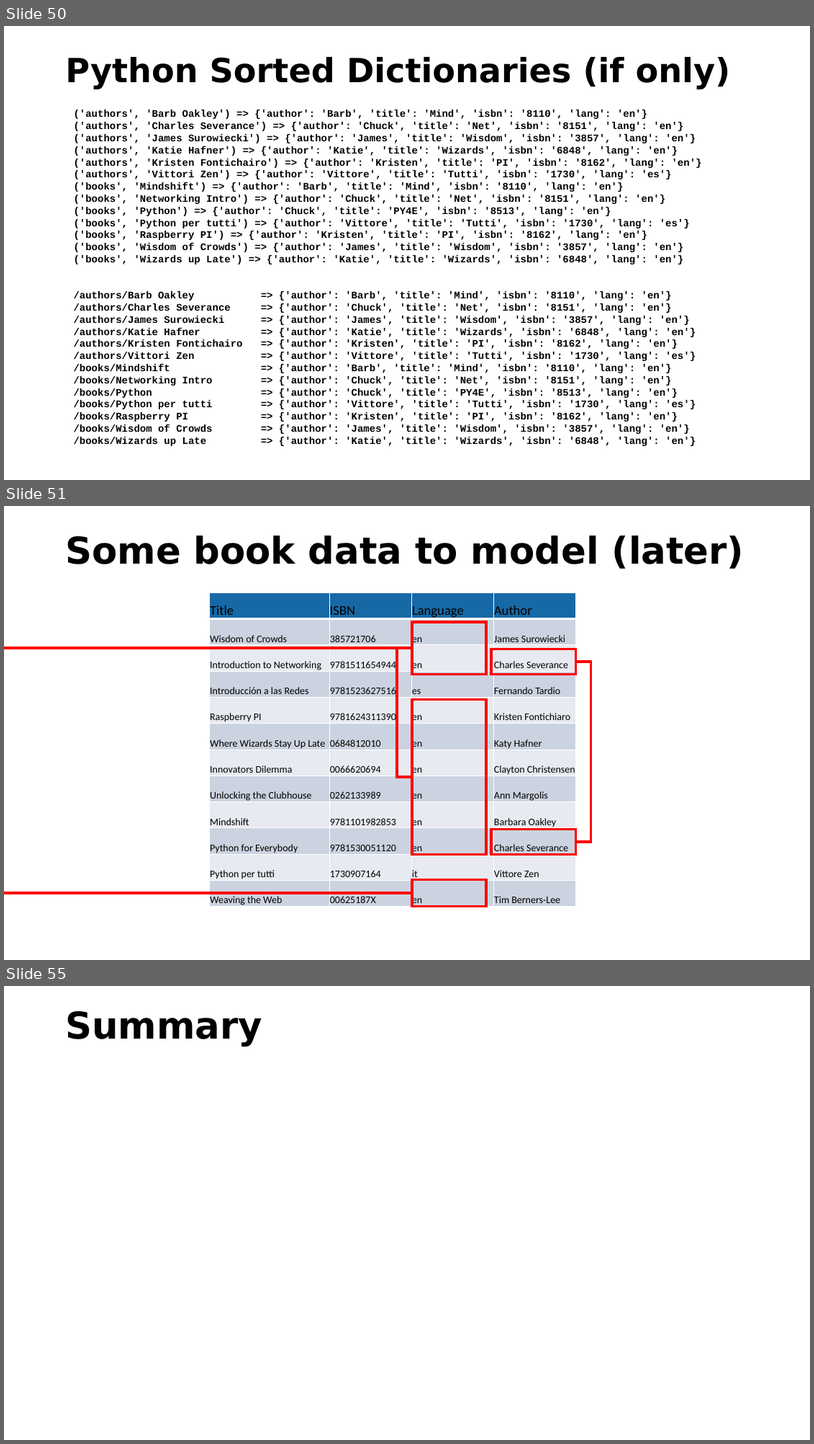
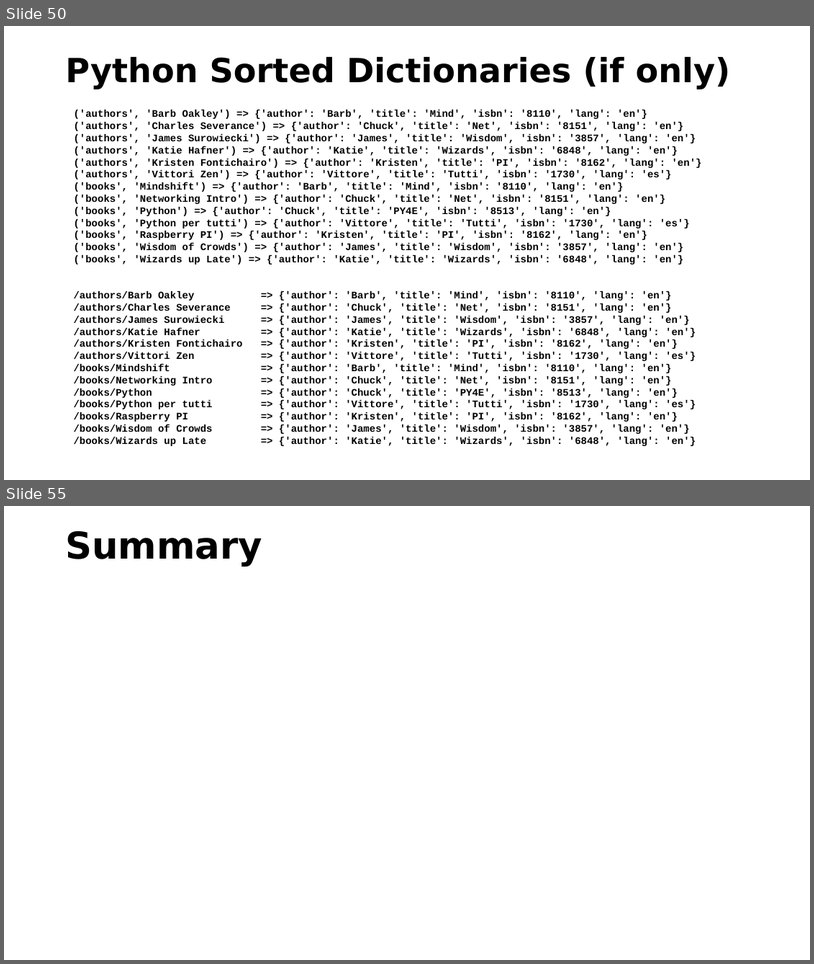
Before and after one commit to csev/pg4e, a slide deck: lectures/07-DenoKV.pptx. Shown one above the other, each under a label of ours: slides 50, 51 and 55 before the commit, slides 50 and 55 after it; the slides between them are not shown. The pictures are 814x1444 and 814x964 pixels, drawn with LibreOffice and Linux fonts; fonts in the diff are those of the drawing. Boxes give left, top, right and bottom in pixels: in the first picture for what was removed or moved away, otherwise in the second. Text is boxed around its words. In the diff, an @@ line names an element or a change of style, - is before the commit and + after.

```diff
--- a/lectures/07-DenoKV.pptx
+++ b/lectures/07-DenoKV.pptx
@@ slide 51 removed at <box>4,506,810,960</box>, background #FFFFFF @@
@@ title removed at <box>65,536,745,569</box> @@
-Some book data to model (later)
@@ table removed at <box>210,592,576,908</box>, 12 rows, 4 columns @@
-Title | ISBN | Language | Author
-Wisdom of Crowds | 385721706 | en | James Surowiecki
-Introduction to Networking | 9781511654944 | en | Charles Severance
-Introducción a las Redes | 9781523627516 | es | Fernando Tardio
-Raspberry PI | 9781624311390 | en | Kristen Fontichiaro
-Where Wizards Stay Up Late | 0684812010 | en | Katy Hafner
-Innovators Dilemma | 0066620694 | en | Clayton Christensen
-Unlocking the Clubhouse | 0262133989 | en | Ann Margolis
-Mindshift | 9781101982853 | en | Barbara Oakley
-Python for Everybody | 9781530051120 | en | Charles Severance
-Python per tutti | 1730907164 | it | Vittore Zen
-Weaving the Web | 00625187X | en | Tim Berners-Lee
@@ rectangle removed at <box>412,622,486,674</box> @@
@@ elbow line removed from (412, 893) to (412, 648) @@
@@ elbow line removed from (414, 777) to (412, 648) @@
@@ rectangle removed at <box>491,649,576,674</box> @@
@@ elbow line removed from (576, 842) to (577, 662) @@
@@ rectangle removed at <box>412,700,486,854</box> @@
@@ rectangle removed at <box>491,829,576,854</box> @@
@@ rectangle removed at <box>412,879,486,906</box> @@
```
Also in this commit, not shown: 3 slides changed, 3 slides added, 2 other slides removed.
